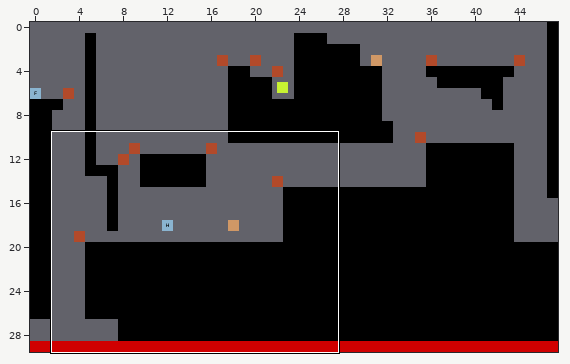
Two states of a Tiled map, maps/level_02.tmx. The first picture is a wide view before the edit; the outline marks the close-up.
Close-up. The starting point:
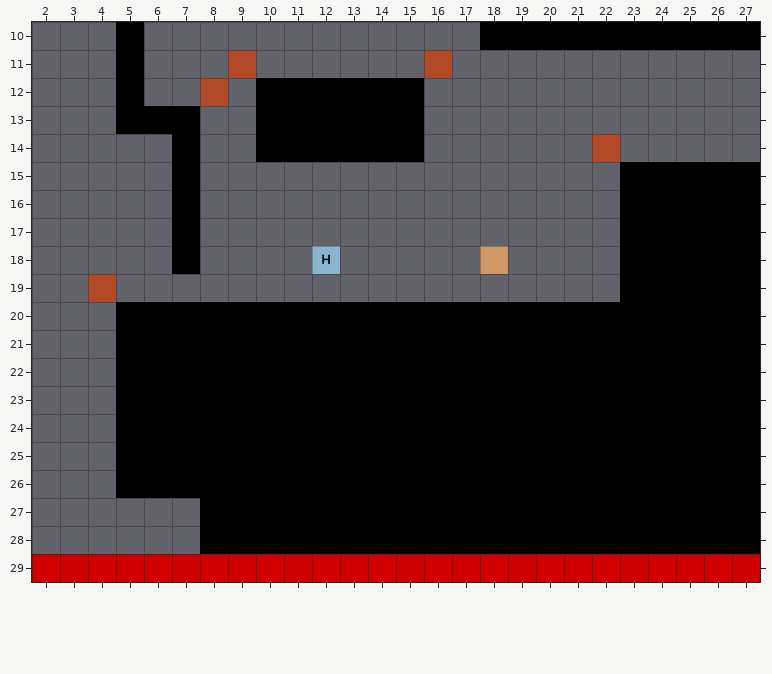
Cells are 64x64 px. Shown: x 2..27, y 10..29. The commit also changed other parts of the map, which this record leaves out.
And afterwards:
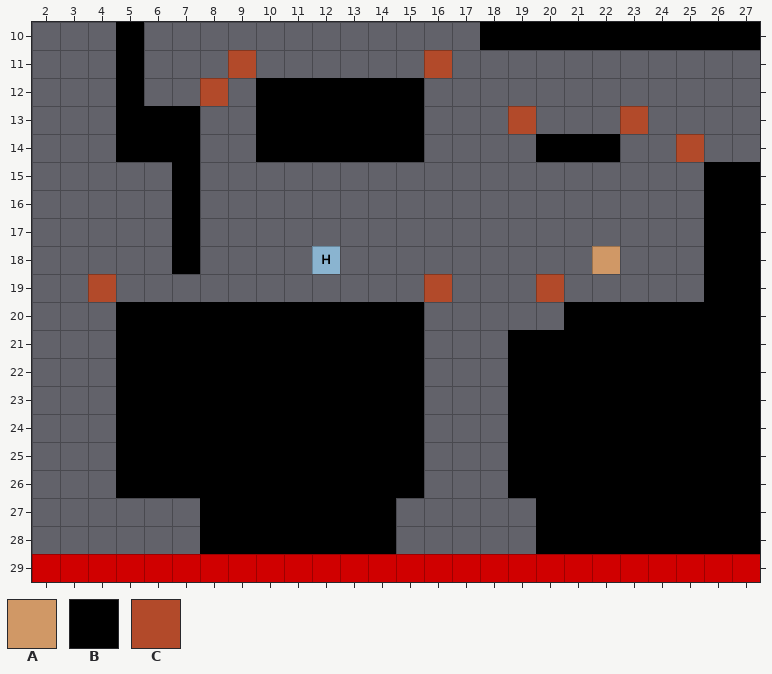
Key: from "placeholder_test": A 85; from "tileset": B 78, C 81.
_ is an empty cell.
Objects are placed by their top-left corner, in cells (3,4 is the top-left corner of cell 3,4); size is 1x1 cell unless given.
Difference:
Layer "layer_limits":
The author put tile C in row 13 at x 19 and 23; in row 14 at x 25; in row 19 at x 16 and 20.
The edit erases tile C in row 14 at x 22.
Layer "layer_platforms":
The author put tile B in row 14 at x 5 to 6 and 20 to 22.
The edit erases tile B in rows 15 to 19 at x 23 to 25; in row 20 at x 16 to 20; in rows 21 to 26 at x 16 to 18; in rows 27 to 28 at x 15 to 19.
Layer "BigBox":
A new object: A at 22,18.
Object A at 18,18 is removed.
Where, in picture pixels (left, top, right, bottom), the same in both close-ups:
changed: (396, 106, 704, 554)
added: (116, 134, 172, 162)
